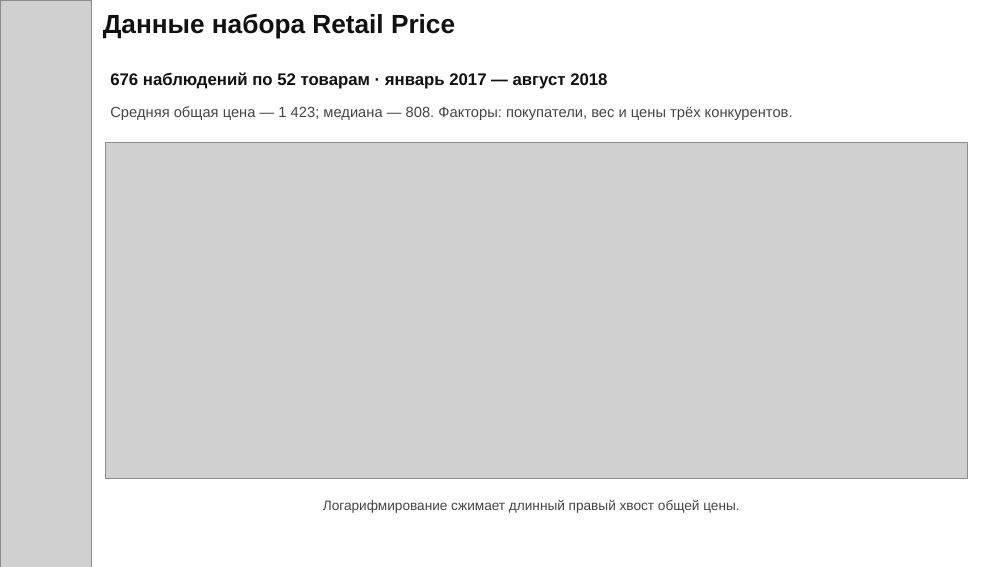
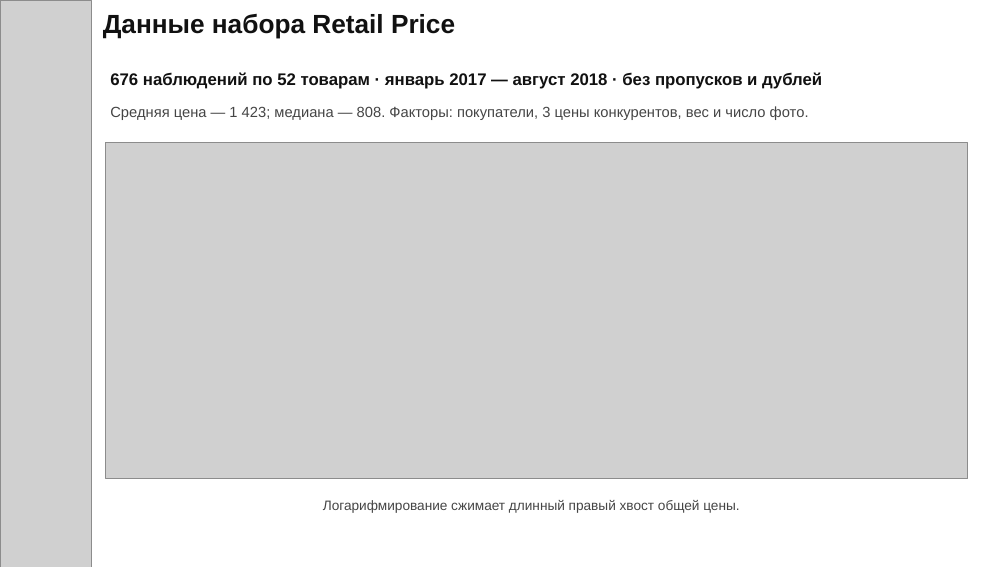
Before and after one commit to tushkanchek/scienceWork, a slide deck: slide 2 of presentation_5min.pptx. Drawn at 1008x567 pixels with LibreOffice and Linux fonts; fonts in the diff are those of the drawing; grey boxes stand for pictures. Boxes give left, top, right and bottom in pixels: in the first picture for what was removed or moved away, otherwise in the second. Text is boxed around its words. In the diff, an @@ line names an element or a change of style, - is before the commit and + after.

```diff
--- a/presentation_5min.pptx
+++ b/presentation_5min.pptx
@@ text at [110,72,822,89]: text changed @@
-676 наблюдений по 52 товарам · январь 2017 — август 2018
+676 наблюдений по 52 товарам · январь 2017 — август 2018 · без пропусков и дублей
@@ text at [110,106,809,120]: text changed @@
-Средняя общая цена — 1 423; медиана — 808. Факторы: покупатели, вес и цены трёх конкурентов.
+Средняя цена — 1 423; медиана — 808. Факторы: покупатели, 3 цены конкурентов, вес и число фото.
```
Also in this commit, not shown: 6 other slides changed, 1 slide added, 22 other files.
